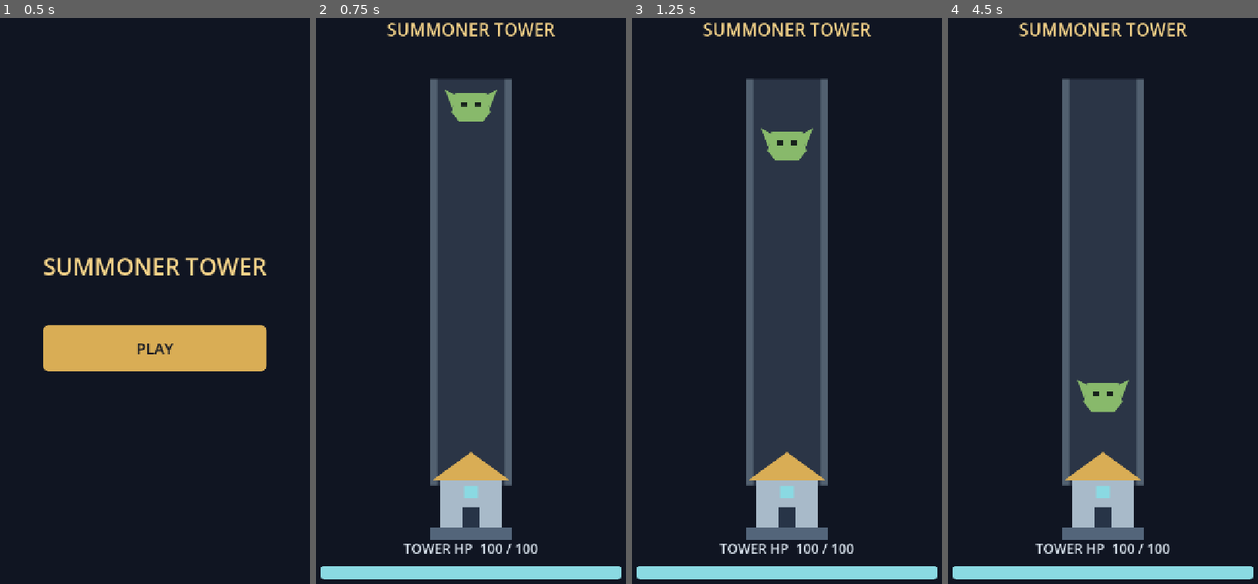
Above: before the commit, frames 1-4 (left to right).
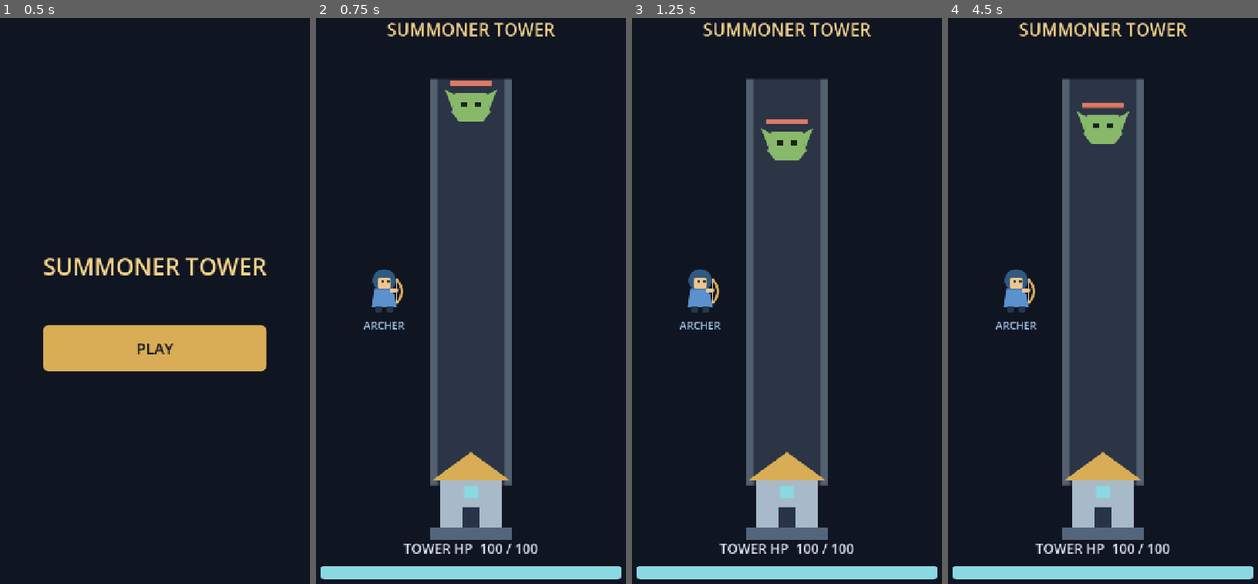
Above: after the commit, the same moments.

Repository: mobigametim-bit/summoner_tower
Game: Godot game, scene res://scenes/main_menu.tscn
Same seed, same stepped clock (60 frames per second), same inputs: the game is played once before the commit and once after it.
Inputs (mouse positions are in pixels of both pictures, inside the frame that each line leads up to):
- Up to frame 1 (0.5 s): no input
- Up to frame 2 (0.75 s): click "PLAY" at 0.5 s
- Up to frame 3 (1.25 s): no input
- Up to frame 4 (4.5 s): tap Enter (ui_accept) at 1.25, 1.52 s; move the mouse to (1180, 278) at 1.27 s; hold Right (ui_right) 1.28-2 s; tap Space at 1.35 s; click (1180, 278) at 1.42 s; drag from (1034, 340) to (1084, 436) at 2.02 s; move the mouse to (1137, 176) at 2.77 s; hold Right (ui_right) 2.78-3.5 s; tap Y at 2.85 s; click (1137, 176) at 2.92 s; drag from (1084, 436) to (997, 216) at 3.52 s; move the mouse to (1208, 402) at 4.27 s; hold Left (ui_left) from 4.28 s (still down); tap Z at 4.35 s; click (1208, 402) at 4.42 s

Frame 1 is identical in both runs. In frame 2, 0.8% of the frame differs, in the area x 15-57%, y 11-56%; in frame 3, 0.8%; in frame 4, 2.2%, in the area x 15-59%, y 14-70%.

Commit message:
feat: add Archer auto attack and projectiles

Diff:
--- /dev/null
+++ b/assets/archer.svg
@@ -0,0 +1,12 @@
+<svg xmlns="http://www.w3.org/2000/svg" width="80" height="100" viewBox="-40 -50 80 100">
+  <path d="M-26,32 L-20,-8 L18,-8 L26,32 Z" fill="#5b91cc"/>
+  <path d="M-24,-20 Q-24,-46 0,-46 Q24,-46 24,-20 L18,-5 L-18,-5 Z" fill="#315980"/>
+  <rect x="-13" y="-29" width="26" height="23" rx="5" fill="#edc593"/>
+  <rect x="-7" y="-23" width="5" height="5" fill="#17222f"/>
+  <rect x="7" y="-23" width="5" height="5" fill="#17222f"/>
+  <rect x="-20" y="29" width="15" height="13" rx="3" fill="#25374e"/>
+  <rect x="5" y="29" width="15" height="13" rx="3" fill="#25374e"/>
+  <path d="M25,-26 Q48,-1 25,25" fill="none" stroke="#d9ad55" stroke-width="5"/>
+  <path d="M25,-26 L25,25" fill="none" stroke="#f7dfa8" stroke-width="2"/>
+  <rect x="11" y="-7" width="18" height="9" rx="4" fill="#edc593"/>
+</svg>
--- /dev/null
+++ b/assets/arrow.svg
@@ -0,0 +1,5 @@
+<svg xmlns="http://www.w3.org/2000/svg" width="42" height="14" viewBox="-21 -7 42 14">
+  <path d="M-18,0 L13,0" fill="none" stroke="#f7dfa8" stroke-width="4"/>
+  <path d="M11,-7 L21,0 L11,7 Z" fill="#dae9f4"/>
+  <path d="M-21,-6 L-13,-2 L-13,2 L-21,6 L-18,0 Z" fill="#d9ad55"/>
+</svg>
--- a/project.godot
+++ b/project.godot
@@ -11,9 +11,9 @@
 [application]
 
 config/name="SUMMONER TOWER"
+run/main_scene="res://scenes/main_menu.tscn"
 config/features=PackedStringArray("4.7", "GL Compatibility")
 config/icon="res://icon.svg"
-run/main_scene="res://scenes/main_menu.tscn"
 
 [autoload]
 
--- /dev/null
+++ b/resources/balance/archer_lv1.tres
@@ -0,0 +1,10 @@
+[gd_resource type="Resource" script_class="ArcherStats" format=3 uid="uid://d3fugk8lns56s"]
+
+[ext_resource type="Script" uid="uid://t5wl1e4nf5h1" path="res://scripts/data/archer_stats.gd" id="1_yb6kq"]
+
+[resource]
+script = ExtResource("1_yb6kq")
+damage = 10
+attack_interval = 0.6
+attack_range = 300.0
+projectile_speed = 700.0
--- a/resources/balance/first_encounter.tres
+++ b/resources/balance/first_encounter.tres
@@ -6,4 +6,5 @@
 script = ExtResource("1_v8sra")
 tower_max_health = 100
 enemy_tower_damage = 20
+enemy_max_health = 30
 enemy_move_speed = 160.0
--- /dev/null
+++ b/scenes/archer.tscn
@@ -0,0 +1,27 @@
+[gd_scene format=3 uid="uid://4ghsox5owi25"]
+
+[ext_resource type="Script" uid="uid://8px6pnunwy18" path="res://scripts/combat/archer.gd" id="1_jggnj"]
+[ext_resource type="Resource" uid="uid://d3fugk8lns56s" path="res://resources/balance/archer_lv1.tres" id="2_cctdm"]
+[ext_resource type="PackedScene" uid="uid://ds1milb6xgln6" path="res://scenes/arrow.tscn" id="3_ejvcm"]
+[ext_resource type="Texture2D" uid="uid://cktgfcgc5nyox" path="res://assets/archer.svg" id="4_c85qa"]
+
+[node name="Archer" type="Node2D" unique_id=1677709423]
+script = ExtResource("1_jggnj")
+stats = ExtResource("2_cctdm")
+projectile_scene = ExtResource("3_ejvcm")
+
+[node name="Visual" type="Sprite2D" parent="." unique_id=1262552869]
+texture = ExtResource("4_c85qa")
+
+[node name="Muzzle" type="Marker2D" parent="." unique_id=1043330293]
+position = Vector2(32, -8)
+
+[node name="NameLabel" type="Label" parent="." unique_id=1040845679]
+offset_left = -64.0
+offset_top = 54.0
+offset_right = 64.0
+offset_bottom = 86.0
+theme_override_colors/font_color = Color(0.6392157, 0.78039217, 0.93333334, 1)
+theme_override_font_sizes/font_size = 22
+text = "ARCHER"
+horizontal_alignment = 1
--- /dev/null
+++ b/scenes/arrow.tscn
@@ -0,0 +1,10 @@
+[gd_scene format=3 uid="uid://ds1milb6xgln6"]
+
+[ext_resource type="Script" uid="uid://3h64ym8kw81x" path="res://scripts/combat/arrow_projectile.gd" id="1_umosx"]
+[ext_resource type="Texture2D" uid="uid://c0g3daseewrxn" path="res://assets/arrow.svg" id="2_23jat"]
+
+[node name="Arrow" type="Node2D" unique_id=1007299876]
+script = ExtResource("1_umosx")
+
+[node name="Visual" type="Sprite2D" parent="." unique_id=1681083627]
+texture = ExtResource("2_23jat")
--- a/scenes/enemy.tscn
+++ b/scenes/enemy.tscn
@@ -2,9 +2,35 @@
 
 [ext_resource type="Script" uid="uid://di4mpnwaikk8a" path="res://scripts/combat/approaching_enemy.gd" id="1_7p1mj"]
 [ext_resource type="Texture2D" uid="uid://dfnsaprp1a8y1" path="res://assets/enemy.svg" id="2_md0e3"]
+
+[sub_resource type="StyleBoxFlat" id="StyleBoxFlat_md0e3"]
+bg_color = Color(0.14901961, 0.19215687, 0.25882354, 1)
+corner_radius_top_left = 3
+corner_radius_top_right = 3
+corner_radius_bottom_right = 3
+corner_radius_bottom_left = 3
+
+[sub_resource type="StyleBoxFlat" id="StyleBoxFlat_4ra3w"]
+bg_color = Color(0.8745098, 0.4745098, 0.4, 1)
+corner_radius_top_left = 3
+corner_radius_top_right = 3
+corner_radius_bottom_right = 3
+corner_radius_bottom_left = 3
 
 [node name="Enemy" type="Node2D" unique_id=1962163179]
 script = ExtResource("1_7p1mj")
 
 [node name="Visual" type="Sprite2D" parent="." unique_id=606921741]
 texture = ExtResource("2_md0e3")
+
+[node name="HealthBar" type="ProgressBar" parent="." unique_id=193745244]
+offset_left = -44.0
+offset_top = -53.0
+offset_right = 44.0
+offset_bottom = -43.0
+mouse_filter = 2
+theme_override_styles/background = SubResource("StyleBoxFlat_md0e3")
+theme_override_styles/fill = SubResource("StyleBoxFlat_4ra3w")
+max_value = 30.0
+value = 30.0
+show_percentage = false
--- a/scenes/game.tscn
+++ b/scenes/game.tscn
@@ -7,6 +7,7 @@
 [ext_resource type="Script" uid="uid://c8cpj6ixtxugj" path="res://scripts/ui/game_hud.gd" id="2_yqjtg"]
 [ext_resource type="PackedScene" uid="uid://bofw8cla40ece" path="res://scenes/enemy.tscn" id="3_u5sy4"]
 [ext_resource type="Texture2D" uid="uid://m3obcl82lbrw" path="res://assets/arena.svg" id="4_u5sy4"]
+[ext_resource type="PackedScene" uid="uid://4ghsox5owi25" path="res://scenes/archer.tscn" id="6_gee14"]
 
 [sub_resource type="StyleBoxFlat" id="StyleBoxFlat_lnu2h"]
 content_margin_left = 36.0
@@ -42,6 +43,11 @@
 
 [node name="Tower" parent="World" unique_id=873803062 instance=ExtResource("1_uwrxv")]
 position = Vector2(360, 1040)
+
+[node name="Projectiles" type="Node2D" parent="World" unique_id=1570384389]
+
+[node name="Archer" parent="World" unique_id=1677709423 instance=ExtResource("6_gee14")]
+position = Vector2(180, 600)
 
 [node name="SpawnTimer" type="Timer" parent="." unique_id=273221870]
 one_shot = true
--- a/scripts/combat/approaching_enemy.gd
+++ b/scripts/combat/approaching_enemy.gd
@@ -1,10 +1,17 @@
 class_name ApproachingEnemy
 extends Node2D
 
-signal reached_tower(enemy: ApproachingEnemy)
+enum Outcome { KILLED, REACHED_TOWER }
+
+signal resolved(enemy: ApproachingEnemy, outcome: Outcome)
 
 var tower_damage: int = 0
 var move_speed: float = 0.0
+var current_health: int = 0
+var max_health: int = 0
+
+@onready var health_bar: ProgressBar = $HealthBar
+
 var _target_y: float = 0.0
 var _resolved: bool = false
 
@@ -17,6 +24,9 @@
 	global_position = spawn_position
 	tower_damage = config.enemy_tower_damage
 	move_speed = config.enemy_move_speed
+	max_health = config.enemy_max_health
+	current_health = max_health
+	_update_health_bar()
 	_target_y = target_y
 	set_physics_process(true)
 
@@ -31,13 +41,36 @@
 
 
 func _resolve_at_tower() -> void:
+	_finish(Outcome.REACHED_TOWER)
+
+
+func take_damage(amount: int) -> void:
+	if not is_targetable() or amount <= 0:
+		return
+
+	current_health = maxi(current_health - amount, 0)
+	_update_health_bar()
+	if current_health == 0:
+		_finish(Outcome.KILLED)
+
+
+func is_targetable() -> bool:
+	return is_inside_tree() and not _resolved and not is_queued_for_deletion() and current_health > 0
+
+
+func _update_health_bar() -> void:
+	health_bar.max_value = max_health
+	health_bar.value = current_health
+
+
+func _finish(outcome: Outcome) -> void:
 	if _resolved:
 		return
 
 	# Обработчик сигнала может вызвать этот метод повторно: сначала фиксируем результат.
 	_resolved = true
 	set_physics_process(false)
-	reached_tower.emit(self)
+	resolved.emit(self, outcome)
 	queue_free()
 
 
--- /dev/null
+++ b/scripts/combat/archer.gd
@@ -0,0 +1,70 @@
+class_name Archer
+extends Node2D
+
+const TARGET_SEARCH_INTERVAL: float = 0.1
+
+@export var stats: ArcherStats
+@export var projectile_scene: PackedScene
+@export var attack_enabled: bool = true
+
+@onready var muzzle: Marker2D = $Muzzle
+
+var _enemies: Node2D
+var _projectiles: Node2D
+var _target: ApproachingEnemy
+var _cooldown: float = 0.0
+var _search_remaining: float = 0.0
+var _running: bool = false
+
+
+func configure(enemies: Node2D, projectiles: Node2D) -> void:
+	_enemies = enemies
+	_projectiles = projectiles
+	_running = true
+
+
+func _physics_process(delta: float) -> void:
+	if not _running or not attack_enabled:
+		return
+
+	_cooldown = maxf(_cooldown - delta, 0.0)
+	_search_remaining -= delta
+	if _search_remaining <= 0.0:
+		_target = _find_nearest_target()
+		_search_remaining = TARGET_SEARCH_INTERVAL
+	if _cooldown > 0.0 or not is_instance_valid(_target):
+		return
+	if not _target.is_targetable():
+		_target = null
+		return
+	if global_position.distance_squared_to(_target.global_position) > stats.attack_range ** 2:
+		return
+
+	_fire()
+	_cooldown = stats.attack_interval
+
+
+func _find_nearest_target() -> ApproachingEnemy:
+	var nearest: ApproachingEnemy
+	var nearest_distance: float = stats.attack_range ** 2
+	for child: Node in _enemies.get_children():
+		var enemy: ApproachingEnemy = child as ApproachingEnemy
+		if not is_instance_valid(enemy) or not enemy.is_targetable():
+			continue
+		var distance: float = global_position.distance_squared_to(enemy.global_position)
+		if distance <= nearest_distance:
+			nearest_distance = distance
+			nearest = enemy
+	return nearest
+
+
+func _fire() -> void:
+	var arrow: ArrowProjectile = projectile_scene.instantiate() as ArrowProjectile
+	_projectiles.add_child(arrow)
+	arrow.launch(muzzle.global_position, _target, stats, self)
+
+
+func stop() -> void:
+	_running = false
+	_target = null
+	set_physics_process(false)
--- /dev/null
+++ b/scripts/combat/arrow_projectile.gd
@@ -0,0 +1,67 @@
+class_name ArrowProjectile
+extends Node2D
+
+var _target: ApproachingEnemy
+var _attacker: Node2D
+var _damage: int = 0
+var _speed: float = 0.0
+var _remaining_lifetime: float = 0.0
+var _resolved: bool = false
+
+
+func _ready() -> void:
+	set_physics_process(false)
+
+
+func launch(origin: Vector2, target: ApproachingEnemy, stats: ArcherStats, attacker: Node2D) -> void:
+	global_position = origin
+	_target = target
+	_attacker = attacker
+	_damage = stats.damage
+	_speed = stats.projectile_speed
+	_remaining_lifetime = stats.projectile_lifetime
+	set_physics_process(true)
+
+
+func _physics_process(delta: float) -> void:
+	if _resolved:
+		return
+	_remaining_lifetime -= delta
+	if _remaining_lifetime <= 0.0 or not _has_valid_participants():
+		_dispose()
+		return
+
+	var destination: Vector2 = _target.global_position
+	var direction: Vector2 = destination - global_position
+	global_rotation = direction.angle()
+	var distance: float = _speed * delta
+	if direction.length_squared() <= distance * distance:
+		global_position = destination
+		_hit_target()
+	else:
+		global_position = global_position.move_toward(destination, distance)
+
+
+func _has_valid_participants() -> bool:
+	return (
+		is_instance_valid(_target) and _target.is_targetable()
+		and is_instance_valid(_attacker) and _attacker.is_inside_tree()
+		and not _attacker.is_queued_for_deletion()
+	)
+
+
+func _hit_target() -> void:
+	if _resolved:
+		return
+	# Урон может удалить цель и вызвать очистку всех снарядов: сначала закрываем попадание.
+	_resolved = true
+	set_physics_process(false)
+	if _has_valid_participants():
+		_target.take_damage(_damage)
+	queue_free()
+
+
+func _dispose() -> void:
+	_resolved = true
+	set_physics_process(false)
+	queue_free()
--- /dev/null
+++ b/scripts/data/archer_stats.gd
@@ -0,0 +1,8 @@
+class_name ArcherStats
+extends Resource
+
+@export_range(1, 10000, 1) var damage: int = 1
+@export_range(0.05, 10.0, 0.05) var attack_interval: float = 1.0
+@export_range(1.0, 2000.0, 1.0) var attack_range: float = 1.0
+@export_range(1.0, 3000.0, 1.0) var projectile_speed: float = 1.0
+@export_range(0.1, 10.0, 0.1) var projectile_lifetime: float = 3.0
--- a/scripts/data/encounter_config.gd
+++ b/scripts/data/encounter_config.gd
@@ -3,5 +3,6 @@
 
 @export_range(1, 10000, 1) var tower_max_health: int = 1
 @export_range(1, 10000, 1) var enemy_tower_damage: int = 1
+@export_range(1, 10000, 1) var enemy_max_health: int = 1
 @export_range(1.0, 1000.0, 1.0) var enemy_move_speed: float = 1.0
 @export_range(0.1, 10.0, 0.1) var next_enemy_delay: float = 1.0
--- a/scripts/game/game_manager.gd
+++ b/scripts/game/game_manager.gd
@@ -10,6 +10,8 @@
 @onready var contact_point: Marker2D = $World/Tower/ContactPoint
 @onready var spawn_point: Marker2D = $World/SpawnPoint
 @onready var enemies: Node2D = $World/Enemies
+@onready var projectiles: Node2D = $World/Projectiles
+@onready var archer: Archer = $World/Archer
 @onready var spawn_timer: Timer = $SpawnTimer
 @onready var hud: GameHud = $Interface/Hud
 
@@ -18,6 +20,7 @@
 
 
 func _ready() -> void:
+	archer.configure(enemies, projectiles)
 	tower.initialize(config.tower_max_health)
 	_spawn_enemy()
 
@@ -28,17 +31,18 @@
 
 	_active_enemy = enemy_scene.instantiate() as ApproachingEnemy
 	enemies.add_child(_active_enemy)
-	_active_enemy.reached_tower.connect(_on_enemy_reached_tower)
+	_active_enemy.resolved.connect(_on_enemy_resolved)
 	_active_enemy.configure(config, spawn_point.global_position, contact_point.global_position.y)
 
 
-func _on_enemy_reached_tower(enemy: ApproachingEnemy) -> void:
+func _on_enemy_resolved(enemy: ApproachingEnemy, outcome: ApproachingEnemy.Outcome) -> void:
 	if state != State.RUNNING or enemy != _active_enemy:
 		return
 
 	# Сначала учитываем врага, поскольку сигнал урона может завершить забег.
 	_active_enemy = null
-	tower.take_damage(enemy.tower_damage)
+	if outcome == ApproachingEnemy.Outcome.REACHED_TOWER:
+		tower.take_damage(enemy.tower_damage)
 	if state == State.RUNNING:
 		spawn_timer.start(config.next_enemy_delay)
 
@@ -58,6 +62,9 @@
 
 func _stop_encounter() -> void:
 	spawn_timer.stop()
+	archer.stop()
+	for projectile: Node in projectiles.get_children():
+		projectile.queue_free()
 	for child: Node in enemies.get_children():
 		var enemy: ApproachingEnemy = child as ApproachingEnemy
 		enemy.stop()
--- a/tests/scenarios/feature_1_tower_enemy.json
+++ b/tests/scenarios/feature_1_tower_enemy.json
@@ -3,6 +3,9 @@
   "scene": "res://scenes/game.tscn",
   "keep_running": true,
   "steps": [
+    {
+      "set": { "path": "World/Archer", "props": { "attack_enabled": false } }
+    },
     {
       "assert": "get_node('World/Tower').current_health == 100",
       "message": "Tower starts with full HP"
--- /dev/null
+++ b/tests/scenarios/feature_2_archer_defense.json
@@ -0,0 +1,43 @@
+{
+  "name": "Feature 2: automatic Archer defense",
+  "scene": "res://scenes/game.tscn",
+  "keep_running": true,
+  "steps": [
+    {
+      "assert": "get_node('World/Tower').current_health == 100"
+    },
+    {
+      "wait_for": "get_node('World/Enemies').get_child_count() == 1 and get_node('World/Enemies').get_child(0).current_health == 20"
+    },
+    {
+      "wait_for": "get_node('World/Enemies').get_child_count() == 1 and get_node('World/Enemies').get_child(0).current_health == 10"
+    },
+    {
+      "wait_for": "get_node('World/Enemies').get_child_count() == 0"
+    },
+    {
+      "assert": "get_node('World/Tower').current_health == 100 and not get_node('SpawnTimer').is_stopped()"
+    },
+    {
+      "wait_for": "get_node('World/Enemies').get_child_count() == 1"
+    },
+    {
+      "assert": "get_node('World/Enemies').get_child(0).current_health == 30"
+    },
+    {
+      "wait_for": "get_node('World/Enemies').get_child_count() == 1 and get_node('World/Enemies').get_child(0).current_health == 20"
+    },
+    {
+      "wait_for": "get_node('World/Enemies').get_child_count() == 1 and get_node('World/Enemies').get_child(0).current_health == 10"
+    },
+    {
+      "wait_for": "get_node('World/Enemies').get_child_count() == 0"
+    },
+    {
+      "assert": "state == 0 and get_node('World/Tower').current_health == 100 and get_node('World/Projectiles').get_child_count() == 0 and not get_node('Interface/Hud/GameOverOverlay').visible"
+    },
+    {
+      "assert_no_errors": true
+    }
+  ]
+}
Not shown, added: assets/archer.svg.import
Not shown, added: assets/arrow.svg.import
Not shown, added: scripts/combat/archer.gd.uid
Not shown, added: scripts/combat/arrow_projectile.gd.uid
Not shown, added: scripts/data/archer_stats.gd.uid
Not shown, changed: docs/DEVELOPMENT_PLAN.md
Not shown, added: docs/done/FEATURE_2_ARCHER_COMBAT.md
